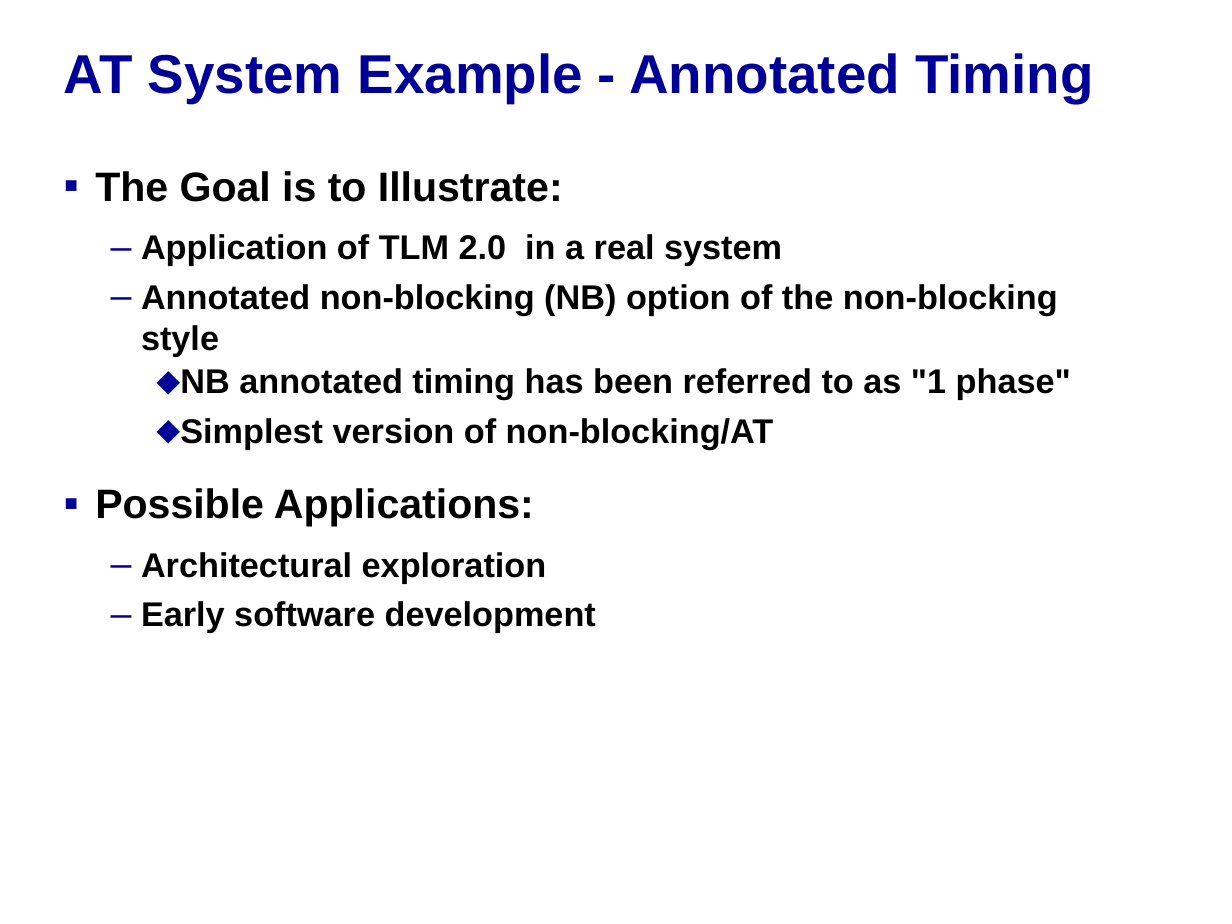
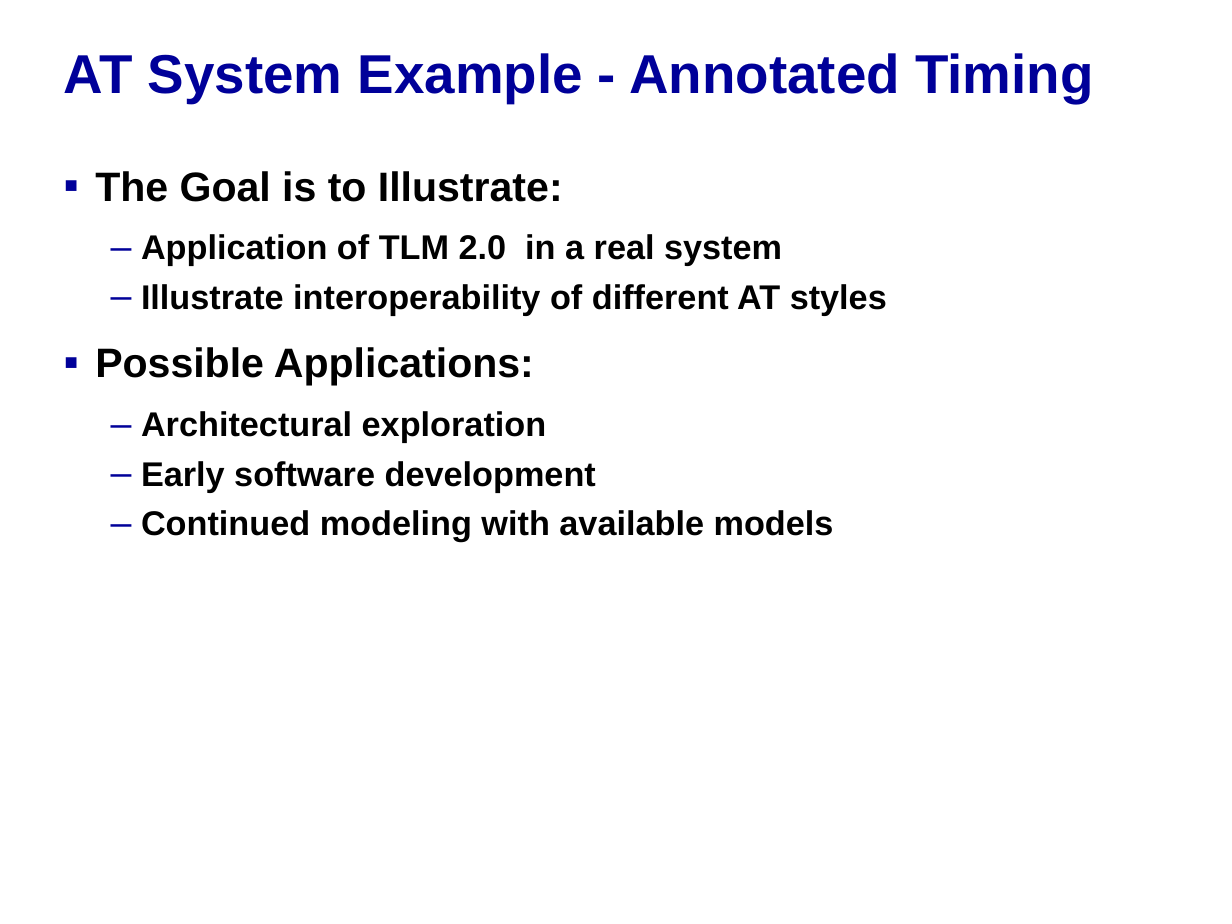
Before and after one commit to accellera-official/systemc, a slide deck: slide 2 of examples/tlm/at_mixed_targets/docs/at_mixed_targets_example.ppt. Drawn at 1232x924 pixels with LibreOffice and Linux fonts; fonts in the diff are those of the drawing; background and template pictures are left out. Boxes give left, top, right and bottom in pixels: in the first picture for what was removed or moved away, otherwise in the second. Text is boxed around its words. In the diff, an @@ line names an element or a change of style, - is before the commit and + after.

Commit message:
Improvements to AT examples - needs review

```diff
--- a/examples/tlm/at_mixed_targets/docs/at_mixed_targets_example.ppt
+++ b/examples/tlm/at_mixed_targets/docs/at_mixed_targets_example.ppt
@@ text at [141,284,887,316]: text changed @@
-  – Annotated non-blocking (NB) option of the non-blocking style
-    ⬥ NB annotated timing has been referred to as "1 phase"
-    ⬥ Simplest version of non-blocking/AT
+  – Illustrate interoperability of different AT styles
@@ text at [141,510,834,542]: paragraph added @@
+  – Continued modeling with available models
```
Also in this commit, not shown: 4 other slides changed, 5 slides added, 1 slide removed, 32 other files.
